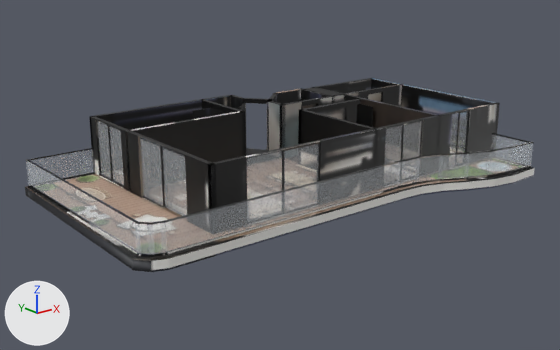
The glTF model akasya-3d/kent-31/model.glb as it was, and as the next commit left it.
Rendered twice from a 50 mm lens placed at (-18.29, -22.15, 9.0), pointed at (-0.56, 0.02, 0.13). Lighting does not change. The marker at lower left points along +X, +Y and +Z. The first picture is the older version. Where no turn or scale is listed for an object, it has been applied to the vertices. Vertices at exactly the same position are counted once.
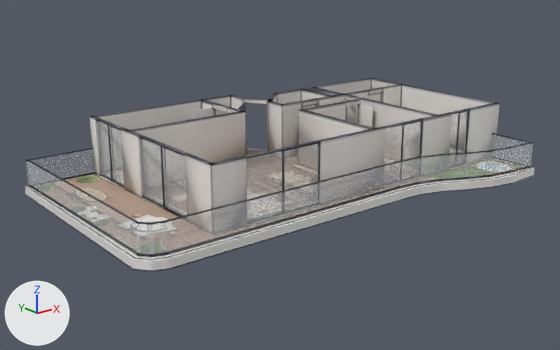
Changed parts and their boxes (x1, y1, x2, y2) in the pictures (560 x 350 px):
'Mesh_0', surface changed (black to grey)
    both: (25, 78, 534, 272)
part 1 of me_mesh_0, reshaped
    before: (227, 99, 532, 173)
    after: (26, 98, 529, 215)
part 2 of me_mesh_0, surface changed
    both: (26, 78, 533, 272)

Patch to the scene script:
```diff
--- a/akasya-3d/kent-31/model.glb.py
+++ b/akasya-3d/kent-31/model.glb.py
@@ mat_baked @@
 n3 = _N.new('ShaderNodeMapping'); n3.name = 'Mapping'
-n3.inputs[1].default_value = (0.00154, -14.97, 0.0)  # 'Location'
-n3.inputs[3].default_value = (13.73, 15.97, 1.0)  # 'Scale'
+n3.inputs[1].default_value = (0.000968, -14.97, 0.0)  # 'Location'
+n3.inputs[3].default_value = (13.29, 15.97, 1.0)  # 'Scale'
 n4 = _N.new('ShaderNodeUVMap'); n4.name = 'UV Map'
@@ me_mesh_0 @@
 # used by ob_mesh_0; location = (-8.69, 5.23, -0.36)
-me_mesh_0.from_pydata(...)  # 2312 vertices, 4112 faces; spans x 0.0..17.2, y -10.5..0.0, z 0.0..2.6
+me_mesh_0.from_pydata(...)  # 2822 vertices, 5196 faces; spans x 0.0..17.2, y -10.5..0.0, z 0.0..2.6
+# me_mesh_0 part 1: 11 vertices moved within x 3.1..17.1, y -10.2..-2.9, z 0.3..0.4; 6 vertices removed from x 10.3..15.4, y -10.2..-1.8, z 0.4..2.6; 516 vertices added at x 2.8..17.2, y -10.2..0.0, z 0.0..2.6
+# me_mesh_0 part 2: 2805 kept faces spanning x 0.0..17.2, y -10.5..0.0, z 0.0..2.6 get new texture (UV) coordinates
 me_mesh_0.materials.append(mat_baked)
```
